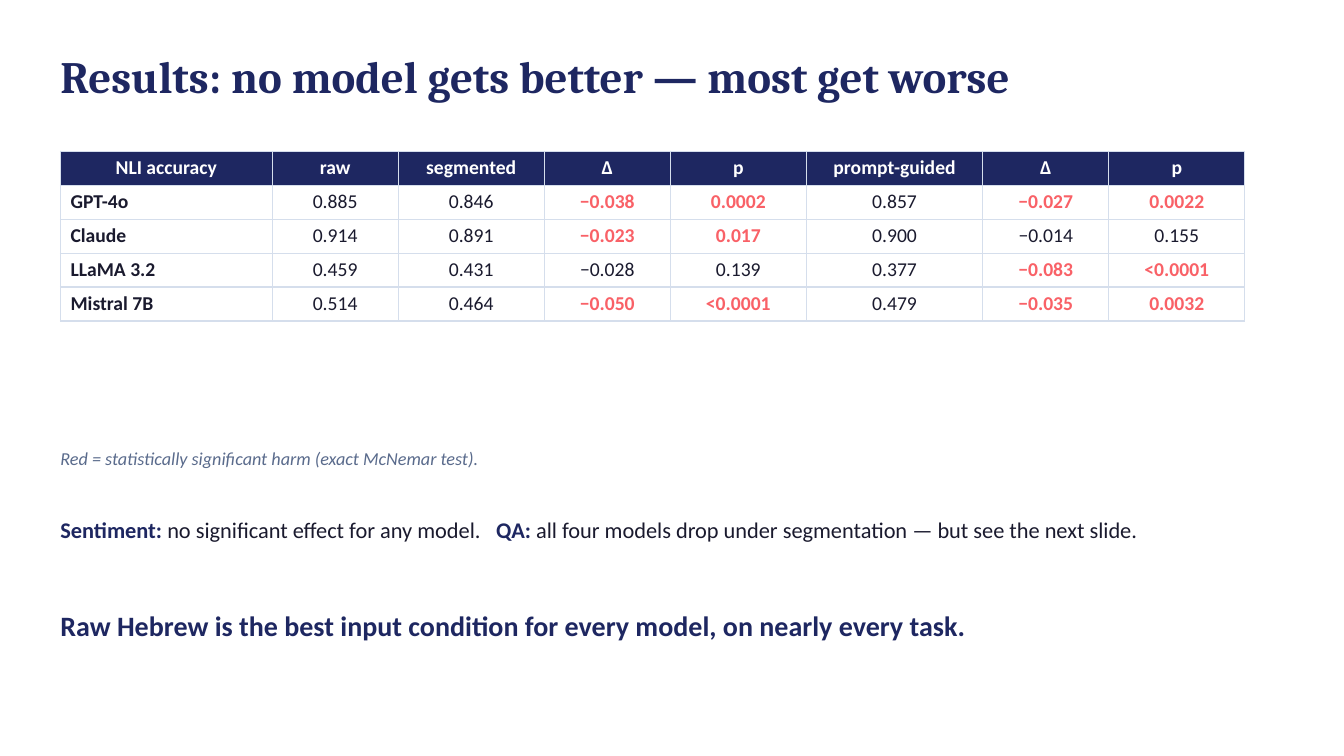
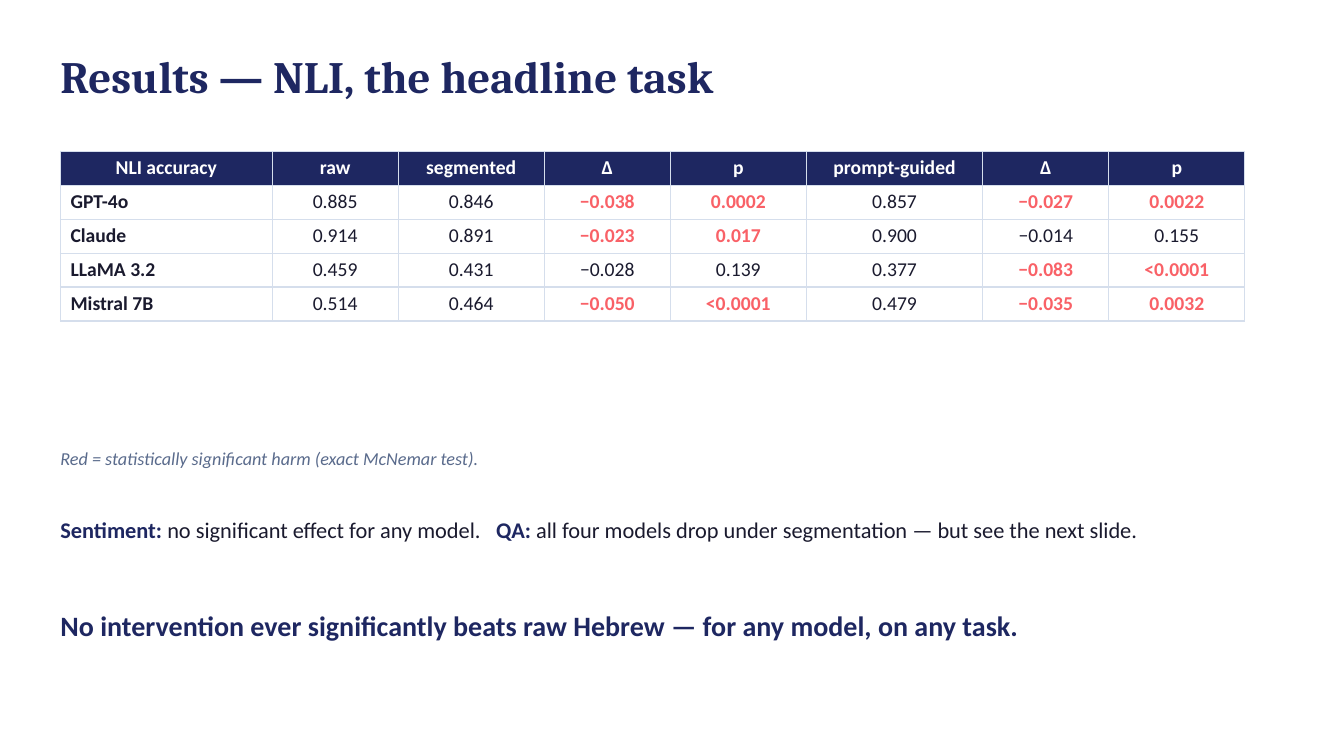
Before and after one commit to AdonZahavi/NLP-Final-, a slide deck: slide 4 of report/slides.pptx. Drawn at 1344x756 pixels with LibreOffice and Linux fonts; fonts in the diff are those of the drawing. Boxes give left, top, right and bottom in pixels: in the first picture for what was removed or moved away, otherwise in the second. Text is boxed around its words. In the diff, an @@ line names an element or a change of style, - is before the commit and + after.

```diff
--- a/report/slides.pptx
+++ b/report/slides.pptx
@@ text at [60, 62, 713, 99]: text changed @@
-Results: no model gets better — most get worse
+Results — NLI, the headline task
@@ text at [60, 616, 1017, 641]: text changed @@
-Raw Hebrew is the best input condition for every model, on nearly every task.
+No intervention ever significantly beats raw Hebrew — for any model, on any task.
```
Also in this commit, not shown: 4 other slides changed, 13 other files.
